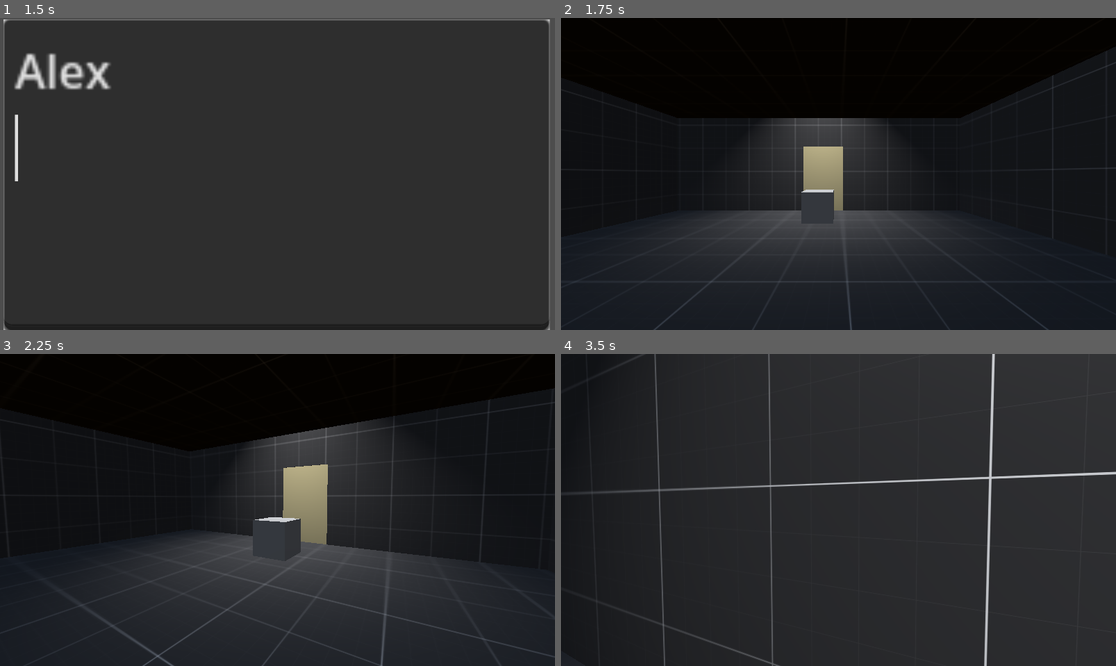
Above: before the commit, frames 1-4 (two rows, left to right).
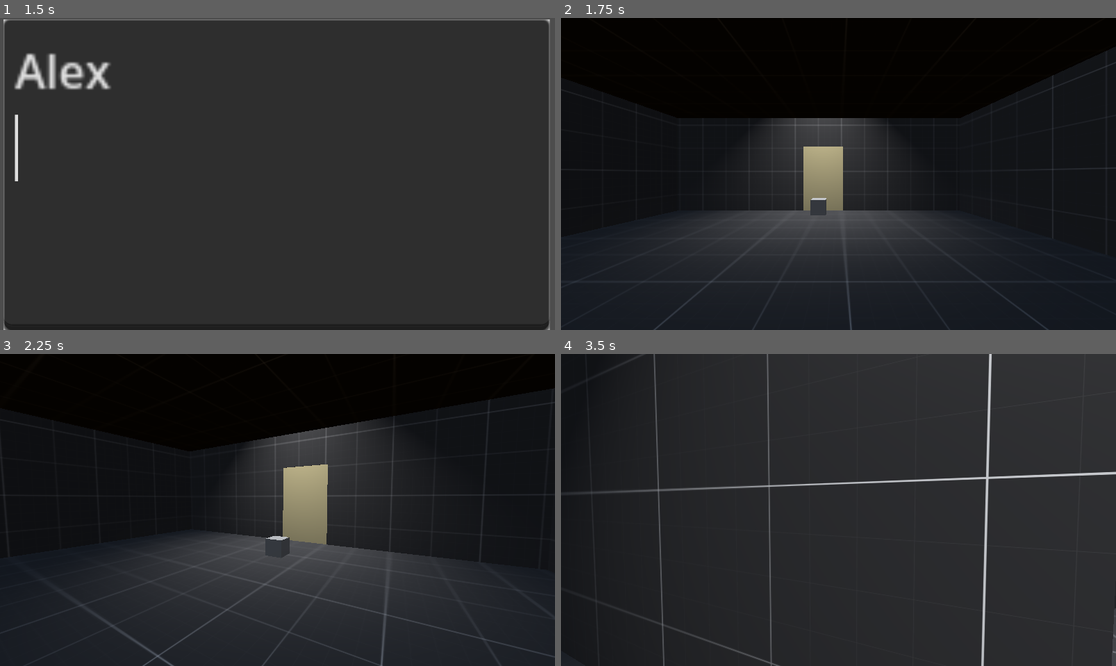
Above: after the commit, the same moments.

Repository: ToyaDR/escape-room
Game: Godot game, scene res://manager-scene.tscn
Same seed, same stepped clock (60 frames per second), same inputs: the game is played once before the commit and once after it.
Inputs (mouse positions are in pixels of both pictures, inside the frame that each line leads up to):
- Up to frame 1 (1.5 s): click (277, 174) at 0.52 s; type "Alex" at 0.6 s; tap Enter (ui_accept) at 1.25 s; move the mouse to (399, 158) at 1.27 s; hold Right (ui_right) from 1.28 s (still down); click (399, 158) at 1.35 s
- Up to frame 2 (1.75 s): keep holding Right (ui_right); tap Enter (ui_accept) at 1.52 s
- Up to frame 3 (2.25 s): move the mouse to (249, 510) at 2.02 s; release Right (ui_right) at 2.03 s; hold Up (ui_up) from 2.03 s (still down); click (249, 510) at 2.1 s
- Up to frame 4 (3.5 s): keep holding Up (ui_up); tap Enter (ui_accept) at 2.27 s; move the mouse to (849, 503) at 2.77 s; click (849, 503) at 2.85 s

Frame 1 is identical in both runs. In frame 2, 0.4% of the frame differs, in the area x 43-50%, y 55-66%; in frame 3, 0.5%; in frame 4, 1.9%, in the area x 16-100%, y 0-100%.

Commit message:
Pickupable items

Diff:
--- a/box.gd
+++ /dev/null
@@ -1,10 +0,0 @@
-extends Node3D
-
-func _ready():
-	pass
-
-func _box_interact_receiver() -> void:
-	print("box interact reciever")
-
-func _process(delta):
-	pass
--- a/box_interact.gd
+++ /dev/null
@@ -1,15 +0,0 @@
-extends StaticBody3D
-
-signal box_interact
-func interact() -> void:
-	print("box hit")
-	box_interact.emit()
-
-# Called when the node enters the scene tree for the first time.
-func _ready():
-	pass # Replace with function body.
-
-
-# Called every frame. 'delta' is the elapsed time since the previous frame.
-func _process(delta):
-	pass
--- a/player.gd
+++ b/player.gd
@@ -14,10 +14,14 @@
 var rotation_x = 0.0
 var rotation_y = 0.0
 
+var carried_object
+var hand
+
 func _ready() -> void:
 	Input.mouse_mode = Input.MOUSE_MODE_CAPTURED
 	interact_raycast = get_node('player-vision/vertical-pivot/RayCast3D')
 	vertical_pivot = get_node('player-vision/vertical-pivot')
+	hand = get_node('player-vision/vertical-pivot/Marker3D')
 
 func _input(event):
 	if (event is InputEventMouseMotion):
@@ -47,6 +51,11 @@
 		if interact != null:
 			if interact.has_method("interact"):
 				interact.interact()
+			if (interact is RigidBody3D):
+				if (carried_object == null):
+					carried_object = interact
+				else:
+					carried_object = null
 
 	var input_dir = Input.get_vector("ui_left", "ui_right", "ui_up", "ui_down")
 	var direction = (transform.basis * Vector3(input_dir.x, 0, input_dir.y)).normalized()
@@ -58,3 +67,5 @@
 		velocity.z = move_toward(velocity.z, 0, SPEED)
 
 	move_and_slide()
+	if (carried_object):
+		carried_object.set_linear_velocity(SPEED * (hand.global_transform.origin - carried_object.global_transform.origin))
--- a/player.tscn
+++ b/player.tscn
@@ -26,3 +26,6 @@
 transform = Transform3D(1, 0, 0, 0, 1, 0, 0, 0, 1, 0, -0.306534, -0.0671924)
 target_position = Vector3(0, 0, -1.5)
 collision_mask = 6
+
+[node name="Marker3D" type="Marker3D" parent="player-vision/vertical-pivot"]
+transform = Transform3D(1, 0, 0, 0, 1, 0, 0, 0, 1, 0, -0.306534, -1.34658)
--- a/the-room.tscn
+++ b/the-room.tscn
@@ -1,10 +1,8 @@
-[gd_scene load_steps=11 format=3 uid="uid://dwe3sp6d7gxwi"]
+[gd_scene load_steps=9 format=3 uid="uid://dwe3sp6d7gxwi"]
 
 [ext_resource type="Material" uid="uid://11dhsxgowmbb" path="res://grayboxing-resources/grayboxDark.tres" id="1_0eoew"]
 [ext_resource type="PackedScene" uid="uid://wdqw3sl6br3p" path="res://player.tscn" id="2_dmf0p"]
 [ext_resource type="PackedScene" uid="uid://bj3f45ufuf8e8" path="res://environment-prefabs/door.tscn" id="3_dgdyn"]
-[ext_resource type="Script" path="res://box.gd" id="4_fu0g8"]
-[ext_resource type="Script" path="res://box_interact.gd" id="5_63gwx"]
 
 [sub_resource type="ProceduralSkyMaterial" id="ProceduralSkyMaterial_yu2vd"]
 
@@ -15,9 +13,9 @@
 background_mode = 2
 sky = SubResource("Sky_51wn5")
 
+[sub_resource type="BoxShape3D" id="BoxShape3D_2v4uc"]
+
 [sub_resource type="BoxMesh" id="BoxMesh_enh6d"]
-
-[sub_resource type="BoxShape3D" id="BoxShape3D_2v4uc"]
 
 [node name="the-room" type="Node3D"]
 transform = Transform3D(1, 0, 0, 0, 1, 0, 0, 0, 1, -0.397453, 0.150072, 0.0585377)
@@ -74,17 +72,17 @@
 
 [node name="door" parent="." instance=ExtResource("3_dgdyn")]
 
-[node name="box" type="Node3D" parent="."]
-transform = Transform3D(0.5, 0, 0, 0, 0.5, 0, 0, 0, 0.5, 0, 0.260086, 0)
-script = ExtResource("4_fu0g8")
+[node name="boxRigid" type="RigidBody3D" parent="."]
+transform = Transform3D(1, 0, 0, 0, 1, 0, 0, 0, 1, 0, 0.260086, 0)
+collision_layer = 4
+collision_mask = 2
+mass = 0.09
 
-[node name="boxShape" type="MeshInstance3D" parent="box"]
+[node name="boxCollision" type="CollisionShape3D" parent="boxRigid"]
+transform = Transform3D(0.25, 0, 0, 0, 0.25, 0, 0, 0, 0.25, 0, 0, 0)
+shape = SubResource("BoxShape3D_2v4uc")
+
+[node name="boxShape" type="MeshInstance3D" parent="boxRigid"]
+transform = Transform3D(0.25, 0, 0, 0, 0.25, 0, 0, 0, 0.25, 0, 0, 0)
 mesh = SubResource("BoxMesh_enh6d")
-
-[node name="boxStatic" type="StaticBody3D" parent="box"]
-collision_layer = 4
-collision_mask = 0
-script = ExtResource("5_63gwx")
-
-[node name="boxCollision" type="CollisionShape3D" parent="box/boxStatic"]
-shape = SubResource("BoxShape3D_2v4uc")
+skeleton = NodePath("")
